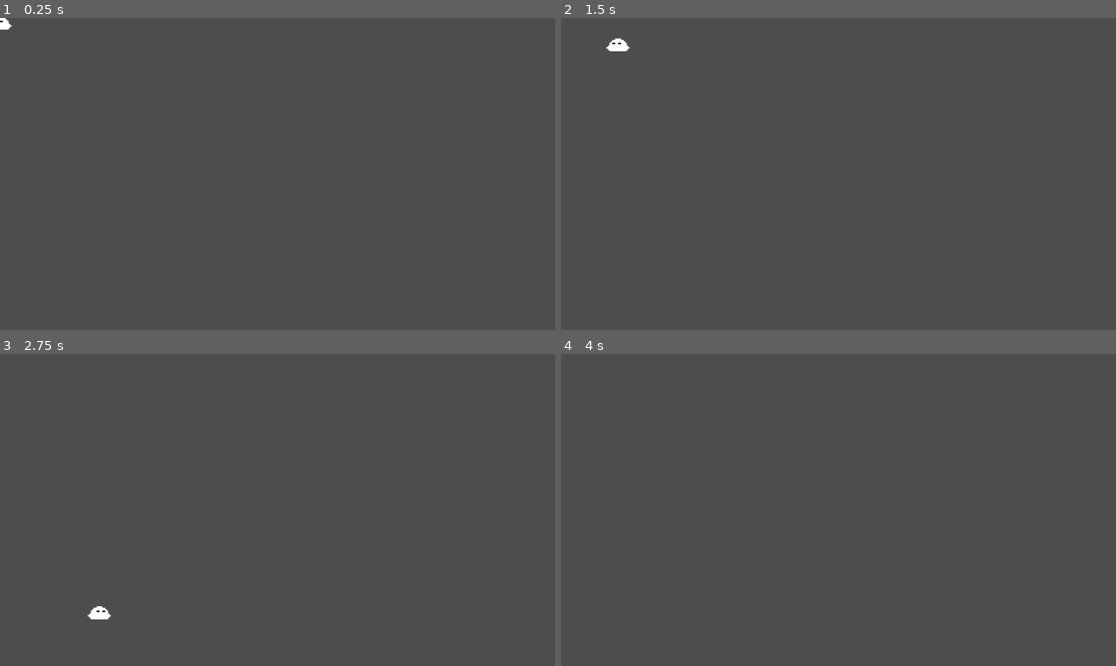
Above: before the commit, frames 1-4 (two rows, left to right).
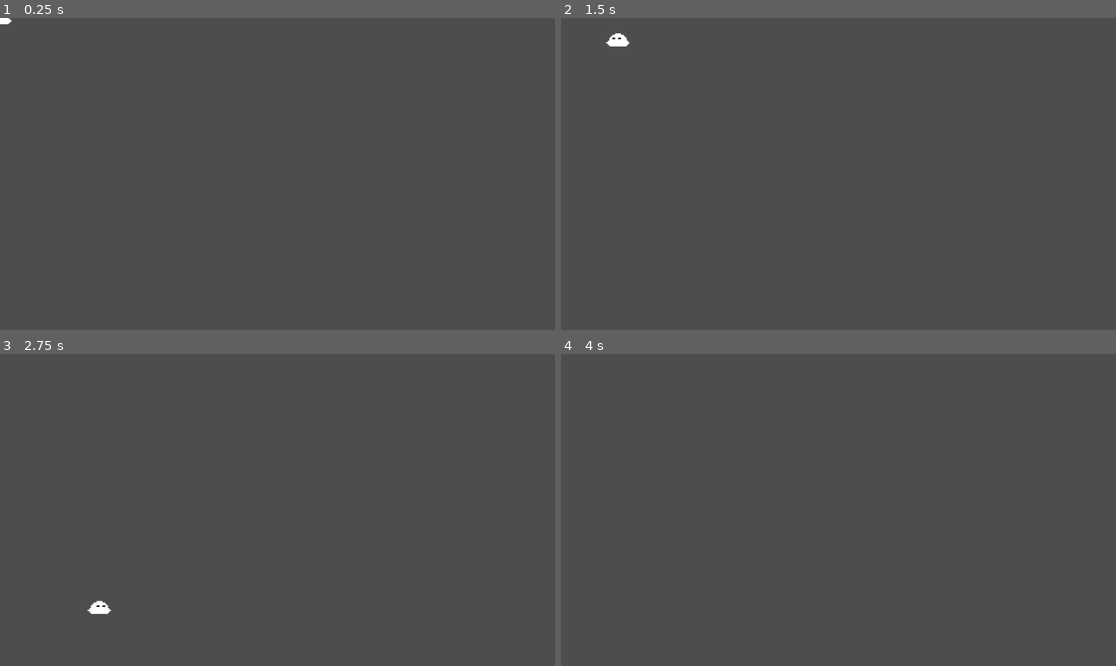
Above: after the commit, the same moments.

Repository: EnderFire0/BadIdeasGameJam2026
Game: Godot game, scene res://assets/scenes/player.tscn
Same seed, same stepped clock (60 frames per second), same inputs: the game is played once before the commit and once after it.
Inputs:
- Up to frame 1 (0.25 s): no input
- Up to frame 2 (1.5 s): tap Enter at 0.5 s; hold Right (move_right) 0.53-1.28 s; tap Down (crouch) at 0.6, 1.35 s; tap Up (jump) at 0.77 s; hold Left (move_left) from 1.28 s (still down)
- Up to frame 3 (2.75 s): tap Up (jump) at 1.52 s; release Left (move_left) at 2.03 s; hold Right (move_right) from 2.03 s (still down); tap Down (crouch) at 2.1 s
- Up to frame 4 (4 s): tap Down (crouch) at 2.85, 3.6 s; tap Up (jump) at 3.02, 3.77 s; tap Space at 3.5 s; release Right (move_right) at 3.53 s; hold Left (move_left) from 3.53 s (still down)

The runs differ from the first frame. In frame 1, less than 0.1% of the frame differs, in the area x 0-3%, y 0-4%; in frame 2, 0.1%; in frame 3, 0.2%, in the area x 15-21%, y 79-86%; in frame 4, nothing differs.

Commit message:
Add crouching

Diff:
--- a/assets/scenes/player.tscn
+++ b/assets/scenes/player.tscn
@@ -2,13 +2,31 @@
 
 [ext_resource type="Script" uid="uid://djqmvix7nu1vc" path="res://player.gd" id="1_14505"]
 [ext_resource type="Texture2D" uid="uid://csnb6yby6rc6r" path="res://assets/sprites/playerLeft.png" id="2_4wcc8"]
+[ext_resource type="Texture2D" uid="uid://cg2mjrxmq6ale" path="res://assets/sprites/playerCrouchLeft.png" id="2_8sknh"]
+[ext_resource type="Texture2D" uid="uid://toit4wcigew0" path="res://assets/sprites/playerCrouchRight.png" id="3_0gfpk"]
 [ext_resource type="Texture2D" uid="uid://pblhebkwonqw" path="res://assets/sprites/playerRight.png" id="3_8sknh"]
 
 [sub_resource type="RectangleShape2D" id="RectangleShape2D_0gfpk"]
-size = Vector2(19.199999, 19.199999)
+size = Vector2(48, 26)
 
 [sub_resource type="SpriteFrames" id="SpriteFrames_0hrit"]
 animations = [{
+"frames": [{
+"duration": 1.0,
+"texture": ExtResource("2_8sknh")
+}],
+"loop": true,
+"name": &"crouchLeft",
+"speed": 5.0
+}, {
+"frames": [{
+"duration": 1.0,
+"texture": ExtResource("3_0gfpk")
+}],
+"loop": true,
+"name": &"crouchRight",
+"speed": 5.0
+}, {
 "frames": [{
 "duration": 1.0,
 "texture": ExtResource("2_4wcc8")
@@ -27,21 +45,20 @@
 }]
 
 [sub_resource type="RectangleShape2D" id="RectangleShape2D_o5c66"]
-size = Vector2(48, 24)
+size = Vector2(48, 13)
 
 [node name="Player" type="Area2D" unique_id=1869804639]
 script = ExtResource("1_14505")
 
 [node name="DefaultCollision" type="CollisionShape2D" parent="." unique_id=580313543]
-position = Vector2(-1.1920929e-06, -1.1920929e-06)
-scale = Vector2(2.5, 2.5)
+position = Vector2(0, -2.3841858e-07)
 shape = SubResource("RectangleShape2D_0gfpk")
 
 [node name="AnimatedSprite2D" type="AnimatedSprite2D" parent="." unique_id=855208123]
 scale = Vector2(0.3, 0.3)
 sprite_frames = SubResource("SpriteFrames_0hrit")
-animation = &"moveLeft"
+animation = &"crouchRight"
 
 [node name="CrouchCollision" type="CollisionShape2D" parent="." unique_id=1434391255]
-position = Vector2(0, 12)
+position = Vector2(0, 6.5)
 shape = SubResource("RectangleShape2D_o5c66")
--- a/player.gd
+++ b/player.gd
@@ -5,38 +5,48 @@
 var playerVel : Vector2;
 var onGround : bool;
 var isJumping : bool;
+var isCrouching : bool;
+var facing : String;
 
 # Called when the node enters the scene tree for the first time.
 func _ready() -> void:
 	playerVel = Vector2.ZERO;
 	onGround = true;
 	isJumping = false;
-
+	isCrouching = false;
+	facing = "right";
+	$AnimatedSprite2D.animation = "moveRight";
 	pass # Replace with function body.
 
+func get_velocity_sign() -> int:
+	if (playerVel.x < 0):
+		return -1;
+	elif (playerVel.x > 0):
+		return 1;
+	else:
+		return 0;
 
-# Called every frame. 'delta' is the elapsed time since the previous frame.
-func _process(delta: float) -> void:
+func movement(delta: float) -> void:
 	# movement in the x-direction
 	var playerXAccel : float;
-	var speedDecaySign : float;
+	var speedDecaySign : float = 0;
 	if (Input.is_action_pressed("move_left") && Input.is_action_pressed("move_right")):
 		playerXAccel = -playerBaseAccel * sign(playerVel.x) * delta;
 	elif (Input.is_action_pressed("move_left")):
 		playerXAccel = -playerBaseAccel * delta;
-		$AnimatedSprite2D.animation = "moveLeft";
+		facing = "left";
 	elif (Input.is_action_pressed("move_right")):
 		playerXAccel = playerBaseAccel * delta;
-		$AnimatedSprite2D.animation = "moveRight";
+		facing = "right";
 	else:
-		if (playerVel.x < 0):
-			speedDecaySign = 1;
-		elif (playerVel.x > 0):
-			speedDecaySign = -1;
-		else:
-			speedDecaySign = 0;
+		speedDecaySign = -get_velocity_sign();
 		playerXAccel = 1.5 * playerBaseAccel * speedDecaySign * delta;
-	playerVel.x = clampf(playerVel.x + (playerXAccel), -playerMaxSpeed, playerMaxSpeed);
+	#for when player starts to crouch
+	if (abs(playerVel.x) > playerMaxSpeed):
+		playerVel.x = max(playerMaxSpeed, (abs(playerVel.x) - 0.75 * playerBaseAccel * delta)) * get_velocity_sign();
+	else:
+		playerVel.x = clampf(playerVel.x + (playerXAccel), -playerMaxSpeed, playerMaxSpeed);
+	#for cases where speed is small enough to not decay to 0(it fixes smth, idk)
 	if (sign(playerVel.x) == speedDecaySign):
 		playerVel.x = 0;
 
@@ -55,3 +65,26 @@
 		playerVel.y = min(playerVel.y + playerBaseAccel * delta, playerBaseAccel * 4);
 
 	position += playerVel * delta;
+
+func update_animation() -> void:
+	if (facing == "left"):
+		if (isCrouching):
+			$AnimatedSprite2D.animation = "crouchLeft";
+		else:
+			$AnimatedSprite2D.animation = "moveLeft";
+	else:
+		if (isCrouching):
+			$AnimatedSprite2D.animation = "crouchRight";
+		else:
+			$AnimatedSprite2D.animation = "moveRight";
+
+# Called every frame. 'delta' is the elapsed time since the previous frame.
+func _process(delta: float) -> void:
+	if (Input.is_action_just_pressed("crouch") && onGround):
+		isCrouching = true;
+		playerMaxSpeed /= 2;
+	if (Input.is_action_just_released("crouch") && isCrouching):
+		isCrouching = false;
+		playerMaxSpeed *= 2;
+	movement(delta);
+	update_animation();
Binary file added: assets/sprites/playerCrouchLeft.png
Not shown, added: assets/sprites/playerCrouchLeft.png.import
Binary file added: assets/sprites/playerCrouchRight.png
Not shown, added: assets/sprites/playerCrouchRight.png.import
Binary file changed: assets/sprites/playerLeft.png
Binary file changed: assets/sprites/playerRight.png
Not shown, changed: assets/sprites/player.xcf
